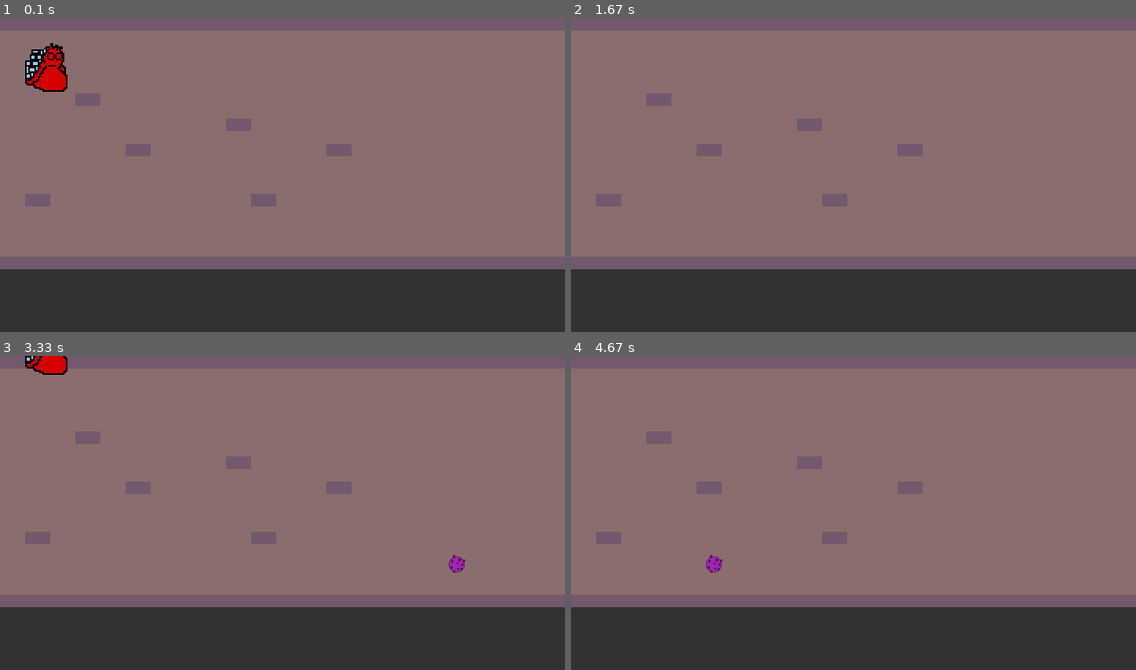
Above: before the commit, frames 1-4 (two rows, left to right).
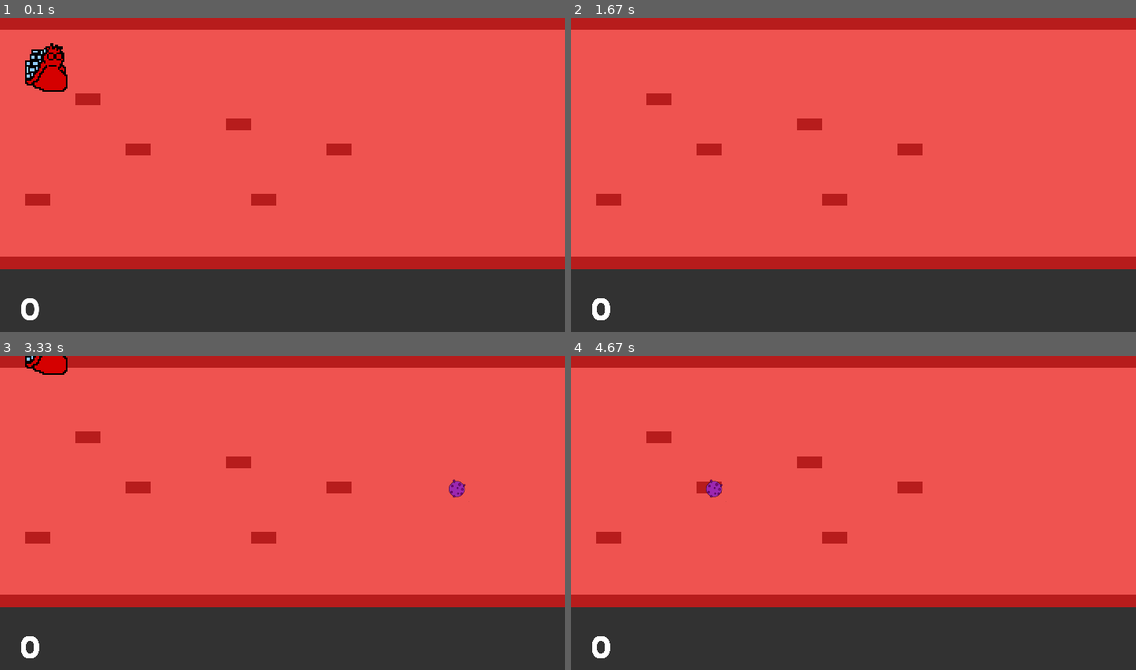
Above: after the commit, the same moments.

Repository: Moks8/pygame_virus
Game: pygame game, started from main.py
Two runs of this game, one before a commit and one after it. Both use one fixed random seed, a clock stepped at 60 frames per second and the inputs below.
Inputs:
- Up to frame 1 (0.1 s): no input
- Up to frame 2 (1.67 s): hold Up 0.33-0.8 s; hold Down 0.83-1.13 s; hold Up 1.17-1.53 s; hold Down from 1.57 s (still down)
- Up to frame 3 (3.33 s): release Down at 1.93 s; hold Up 1.97-2.27 s; hold Down 2.3-2.6 s; hold Up 2.63-3 s; hold Down from 3.03 s (still down)
- Up to frame 4 (4.67 s): release Down at 3.4 s; hold Up 3.43-3.73 s; hold Down 3.77-4.07 s; hold Up 4.1-4.47 s; hold Down from 4.5 s (still down)

The runs differ from the first frame. In frame 1, 79% of the frame differs, in the area x 0-100%, y 0-97%; in frame 2, 80%; in frame 3, 80%; in frame 4, 80%.

Commit message:
Score painted

Diff:
--- a/main.py
+++ b/main.py
@@ -5,7 +5,7 @@
 
 
 BACKGROUND = (50,50,50)
-
+WHITE = (255,255,255)
 class Game:
     def __init__(self):
         self.game_over = True
@@ -29,7 +29,10 @@
         self.clock = pg.time.Clock()
         self.fps = 30
 
+        self.font = pg.font.Font("./resources/fonts/font.ttf",40)
+        self.marcador = self.font.render("0",True,WHITE)
 
+        self.score = 0
 
 
 
@@ -43,12 +46,16 @@
 
         self.level.update_virus()
 
+        self.marcador = self.font.render(str(self.score),True,WHITE)
+
+
         if pg.sprite.spritecollideany(self.hero, self.level.virus):
             print("tas muerto")
     def on_render(self):
         self.level.draw(self.pantalla)
         self.sprites.draw(self.pantalla)
 
+        self.pantalla.blit(self.marcador,(25,345))
         pg.display.flip()
 
     def handlenEvent(self):
--- a/sprites.py
+++ b/sprites.py
@@ -21,9 +21,6 @@
             images.append(image)
         return images
 
-
-
-
     def update(self):
         self.image_act += 1
         if self.image_act >= self.num_sprites:
@@ -38,7 +35,7 @@
         pg.sprite.DirtySprite.__init__(self)
         self.image = pg.image.load("./resources/virus.png")
         self.rect = self.image.get_rect()
-        self.rect.topleft = (720-64,random.choice([32,250]))
+        self.rect.topleft = (720-64,random.randint(32,250))
         self.dirty = 1
 
 
Binary file changed: resources/arteria_borde_inf.png
Binary file changed: resources/arteria_borde_sup.png
Binary file changed: resources/arteria_fondo.png
Binary file added: resources/fonts/font.ttf
